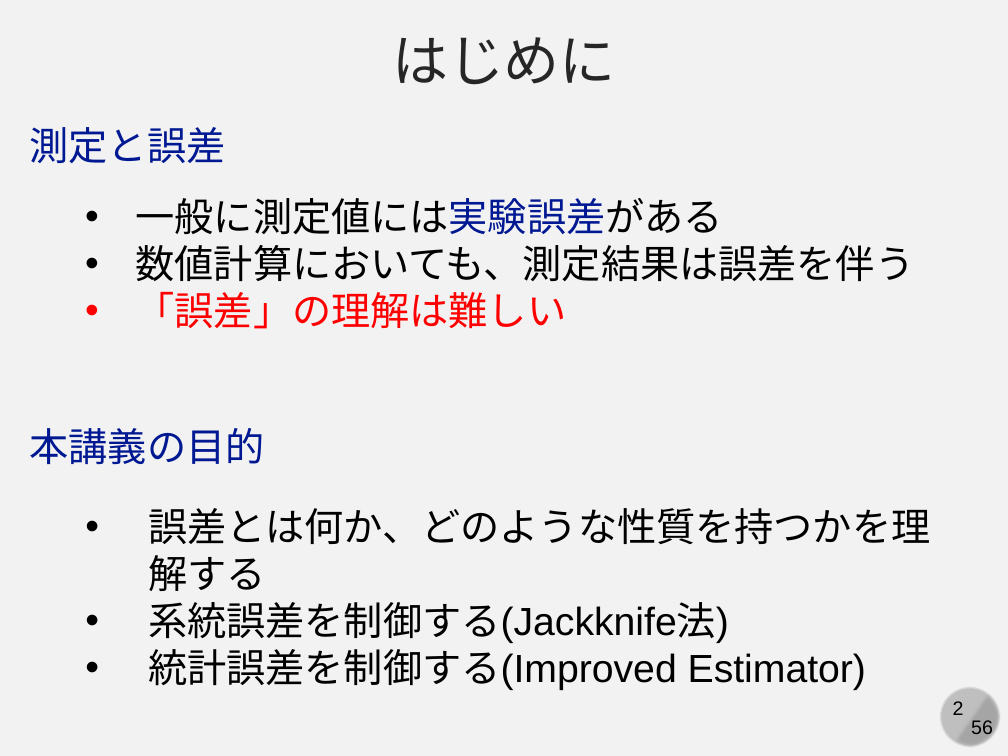
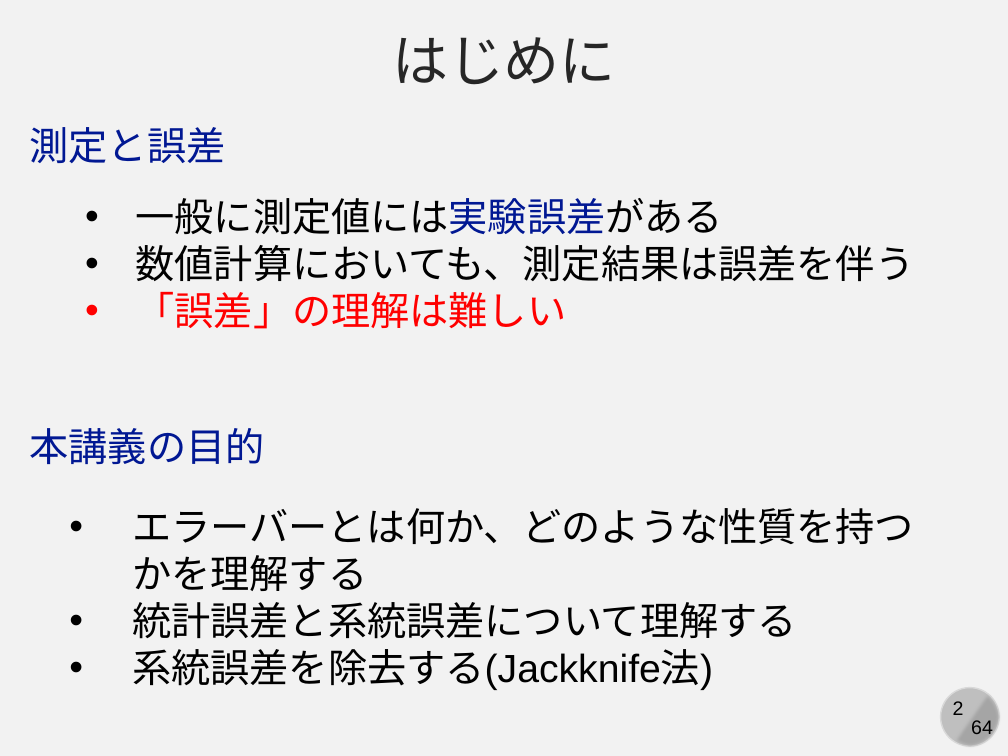
Before and after one commit to kaityo256/simulation_engineering, a slide deck: slide 2 of 03_mc_advanced/simulation03.pptx. Drawn at 1008x756 pixels with LibreOffice and Linux fonts; fonts in the diff are those of the drawing. Boxes give left, top, right and bottom in pixels: in the first picture for what was removed or moved away, otherwise in the second. Text is boxed around its words. In the diff, an @@ line names an element or a change of style, - is before the commit and + after.

```diff
--- a/03_mc_advanced/simulation03.pptx
+++ b/03_mc_advanced/simulation03.pptx
@@ text at bbox=[132, 508, 914, 690]: text changed @@
-• 誤差とは何か、どのような性質を持つかを理解する
-• 系統誤差を制御する(Jackknife法)
-• 統計誤差を制御する(Improved Estimator)
+• エラーバーとは何か、どのような性質を持つかを理解する
+• 統計誤差と系統誤差について理解する
+• 系統誤差を除去する(Jackknife法)
@@ text at bbox=[971, 720, 993, 739]: text changed @@
-56
+64
```
Also in this commit, not shown: 44 other slides changed, 19 slides added, 4 other files.
